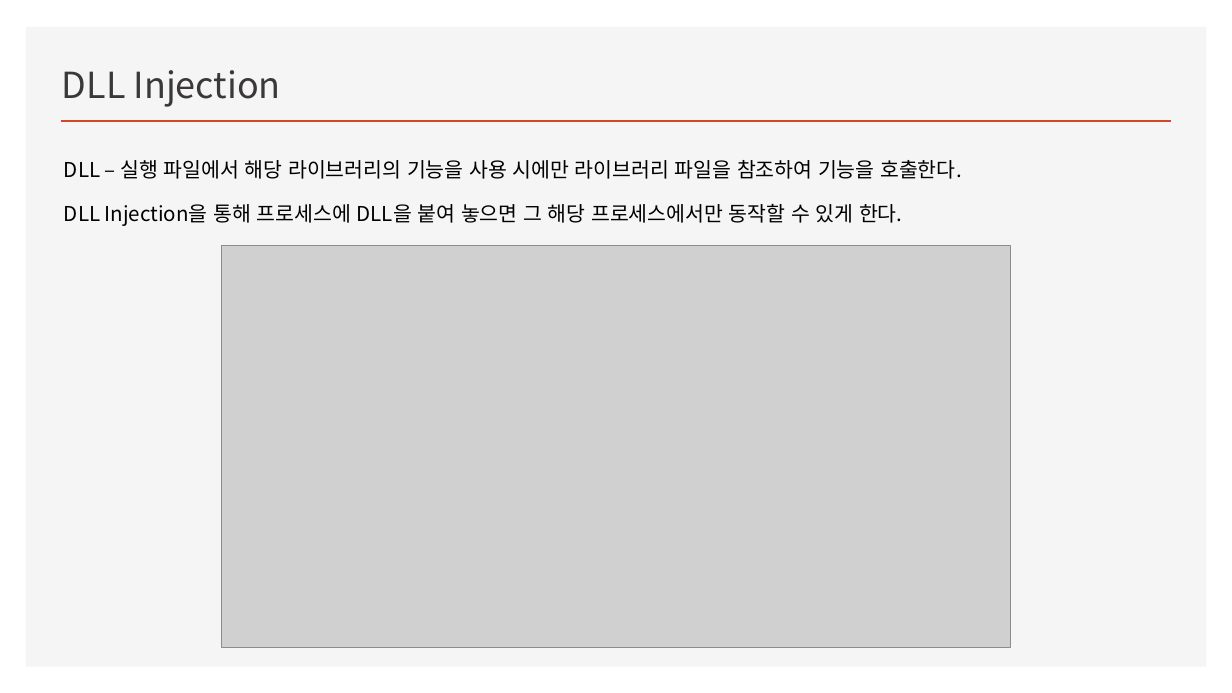
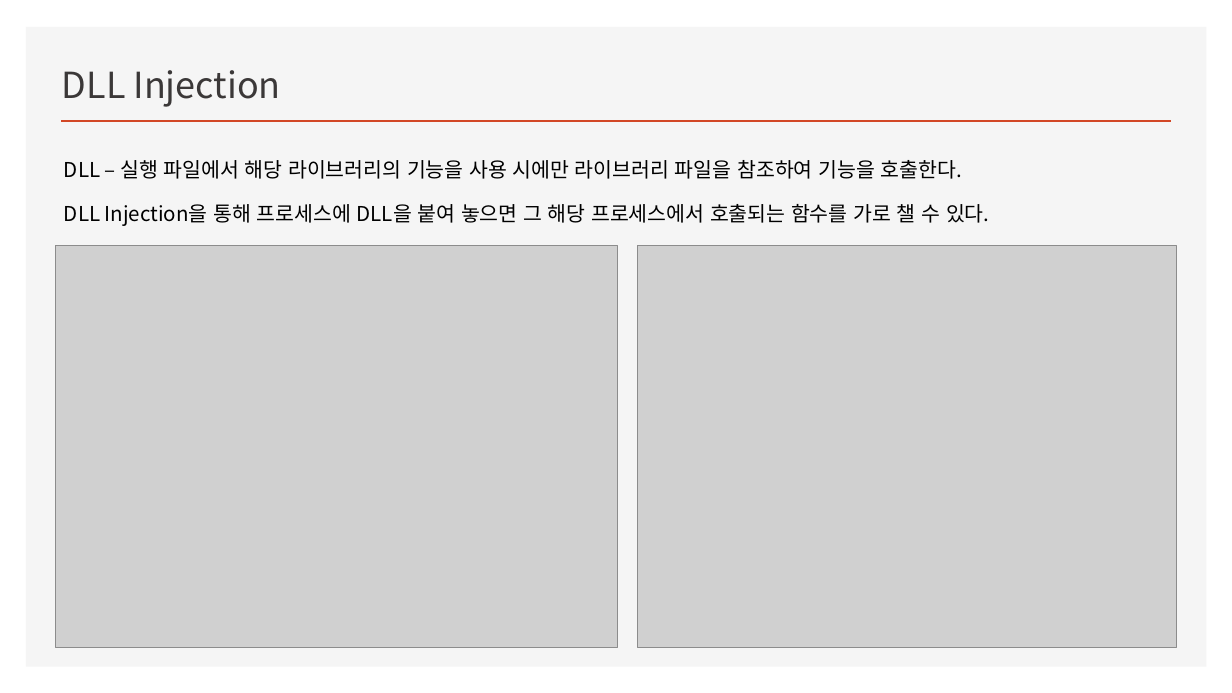
Before and after one commit to wsxc94/DLP-Study, a slide deck: slide 10 of 에이전트발표.pptx (slide 8 before the commit). Drawn at 1232x693 pixels with LibreOffice and Linux fonts; fonts in the diff are those of the drawing; grey boxes stand for pictures. Boxes give left, top, right and bottom in pixels: in the first picture for what was removed or moved away, otherwise in the second. Text is boxed around its words. In the diff, an @@ line names an element or a change of style, - is before the commit and + after.

```diff
--- a/에이전트발표.pptx
+++ b/에이전트발표.pptx
@@ text at (64, 204, 989, 226): text changed @@
-DLL Injection을 통해 프로세스에 DLL을 붙여 놓으면 그 해당 프로세스에서만 동작할 수 있게 한다.
+DLL Injection을 통해 프로세스에 DLL을 붙여 놓으면 그 해당 프로세스에서 호출되는 함수를 가로 챌 수 있다.
@@ picture: place and size @@
-picture at (222, 246, 1011, 648)
+picture at (55, 246, 616, 648)
@@ picture added at (638, 246, 1177, 648) @@
```
Also in this commit, not shown: 2 slides added, 2 other files.
